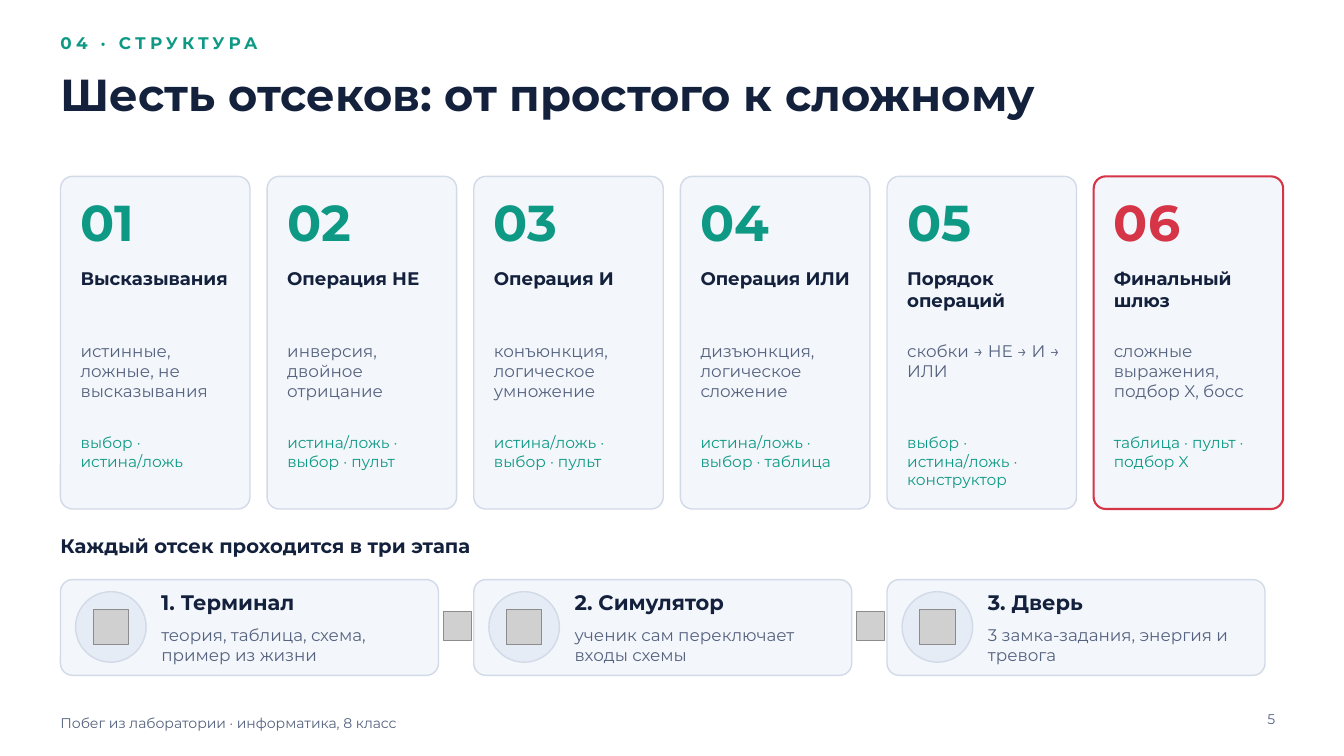
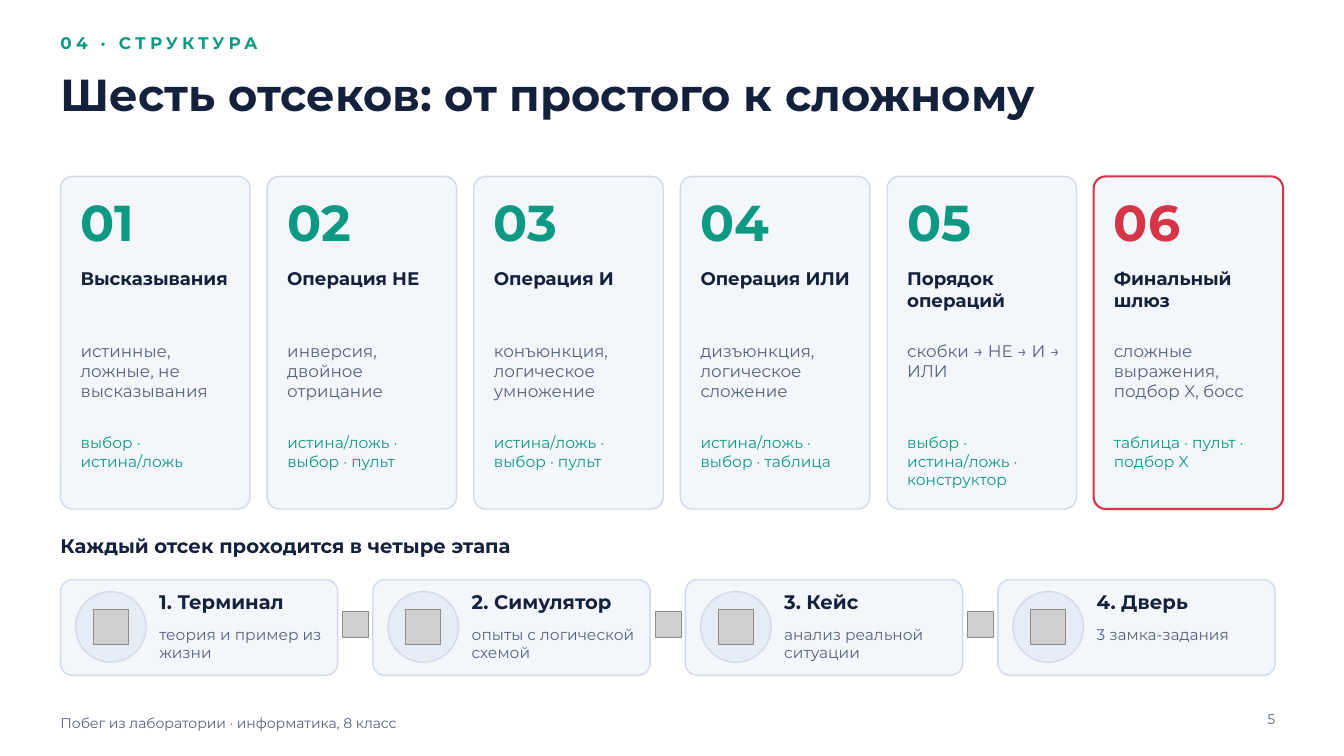
Before and after one commit to galiyabanum/logical, a slide deck: slide 5 of docs/Побег_из_лаборатории_презентация.pptx. Drawn at 1344x756 pixels with LibreOffice and Linux fonts; fonts in the diff are those of the drawing; grey boxes stand for pictures. Boxes give left, top, right and bottom in pixels: in the first picture for what was removed or moved away, otherwise in the second. Text is boxed around its words. In the diff, an @@ line names an element or a change of style, - is before the commit and + after.

```diff
--- a/docs/Побег_из_лаборатории_презентация.pptx
+++ b/docs/Побег_из_лаборатории_презентация.pptx
@@ text at bbox=[60, 538, 511, 557]: text changed @@
-Каждый отсек проходится в три этапа
+Каждый отсек проходится в четыре этапа
@@ rounded rectangle: place and size @@
-rounded rectangle at bbox=[60, 580, 439, 676]
+rounded rectangle at bbox=[60, 580, 338, 676]
@@ text "1. Терминал" at bbox=[159, 595, 284, 613]: size 15 to 14 pt @@
@@ rounded rectangle: place and size @@
-rounded rectangle at bbox=[474, 580, 852, 676]
+rounded rectangle at bbox=[373, 580, 650, 676]
@@ 2 pictures, 1 ellipse: place and size @@
-2 pictures, 1 ellipse at bbox=[444, 592, 560, 662]
+2 pictures, 1 ellipse at bbox=[343, 592, 459, 662]
@@ text "2. Симулятор" at bbox=[472, 595, 611, 613]: size 15 to 14 pt @@
@@ text "2. Симулятор": place and size @@
-text "2. Симулятор" at bbox=[575, 595, 724, 615]
+text "2. Симулятор" at bbox=[472, 595, 611, 613]
@@ rounded rectangle: place and size @@
-rounded rectangle at bbox=[887, 580, 1265, 676]
+rounded rectangle at bbox=[686, 580, 963, 676]
@@ ellipse: place and size @@
-ellipse at bbox=[902, 592, 973, 662]
+ellipse at bbox=[701, 592, 771, 662]
@@ text at bbox=[784, 594, 858, 610]: text changed; size 15 to 14 pt @@
-3. Дверь
+3. Кейс
@@ rounded rectangle added at bbox=[998, 580, 1275, 676], fill #F3F6FB, outline #D2DAE8 1 pt @@
@@ ellipse added at bbox=[1013, 592, 1084, 662], fill #E6ECF6, outline #D2DAE8 1 pt @@
@@ text added at bbox=[1097, 595, 1188, 613], 14 pt, text #14213D, bold @@
+4. Дверь
@@ text at bbox=[472, 629, 634, 658]: text changed; size 12 to 11 pt @@
-ученик сам переключает входы схемы
+опыты с логической схемой
@@ picture: place and size @@
-picture at bbox=[857, 612, 885, 640]
+picture at bbox=[655, 612, 682, 638]
@@ picture added at bbox=[718, 609, 753, 644] @@
@@ text added at bbox=[784, 629, 923, 661], 11 pt, text #56637F @@
+анализ реальной ситуации
@@ picture removed at bbox=[920, 609, 955, 644] @@
@@ picture added at bbox=[968, 612, 994, 638] @@
@@ picture added at bbox=[1030, 609, 1066, 644] @@
@@ text at bbox=[1097, 629, 1228, 642]: text changed; size 12 to 11 pt @@
-3 замка-задания, энергия и тревога
+3 замка-задания
@@ text at bbox=[159, 632, 322, 658]: text changed; size 12 to 11 pt @@
-теория, таблица, схема, пример из жизни
+теория и пример из жизни
```
Also in this commit, not shown: 3 other slides changed, 3 slides added, 3 slides removed, 3 other files.
